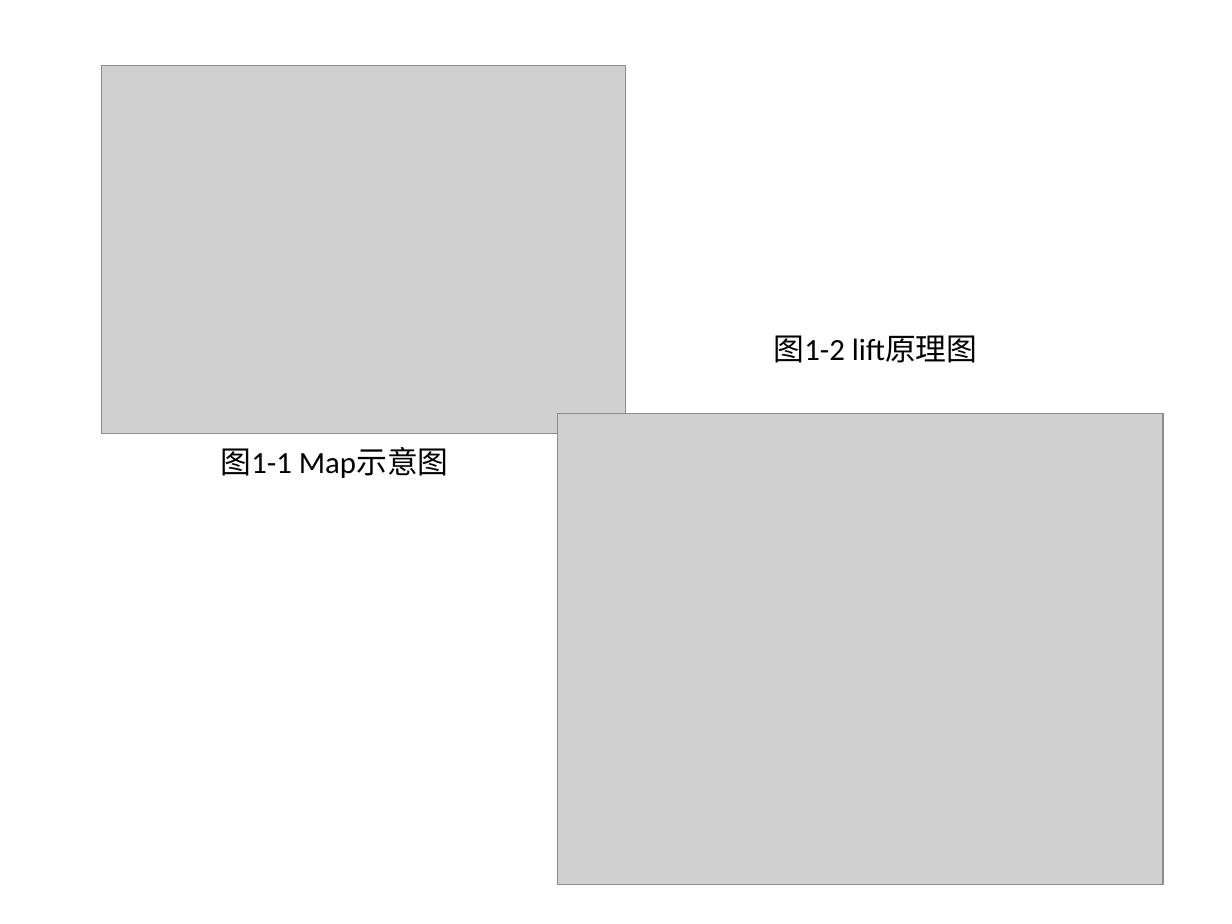
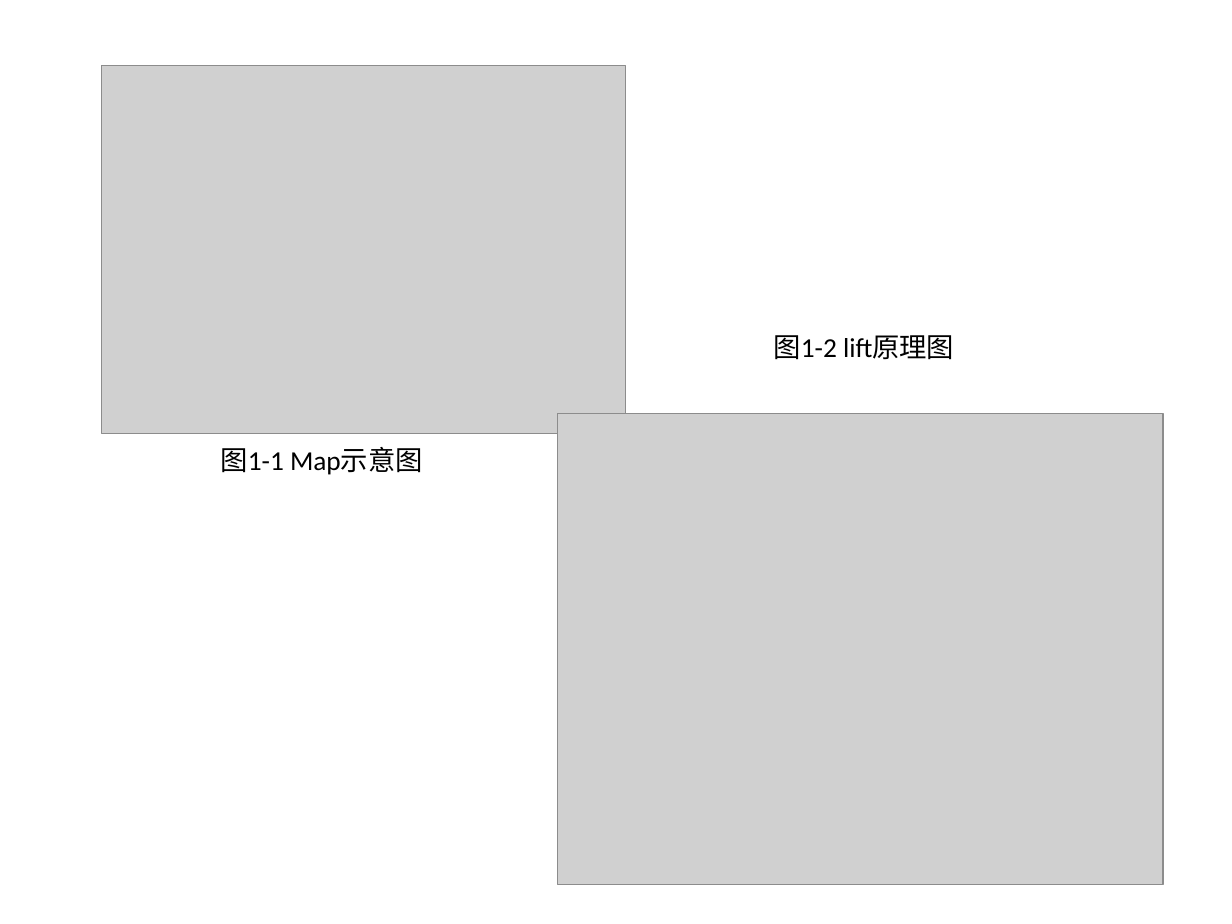
Before and after one commit to YongHuiLuo/TinyEasyView, a slide deck: slide 9 of RxJava 简介.pptx (slide 11 before the commit). Drawn at 1232x924 pixels with LibreOffice and Linux fonts; fonts in the diff are those of the drawing; grey boxes stand for pictures. Boxes give left, top, right and bottom in pixels: in the first picture for what was removed or moved away, otherwise in the second. Text is boxed around its words. In the diff, an @@ line names an element or a change of style, - is before the commit and + after.

```diff
--- a/RxJava 简介.pptx
+++ b/RxJava 简介.pptx
@@ text "图1-2 lift原理图" at (774,335,954,360): size 18 to 16 pt @@
@@ text "图1-1 Map示意图" at (221,447,423,475): size 18 to 16 pt @@
```
Also in this commit, not shown: 9 other slides changed, 4 slides added, 1 slide removed, 4 other files.
